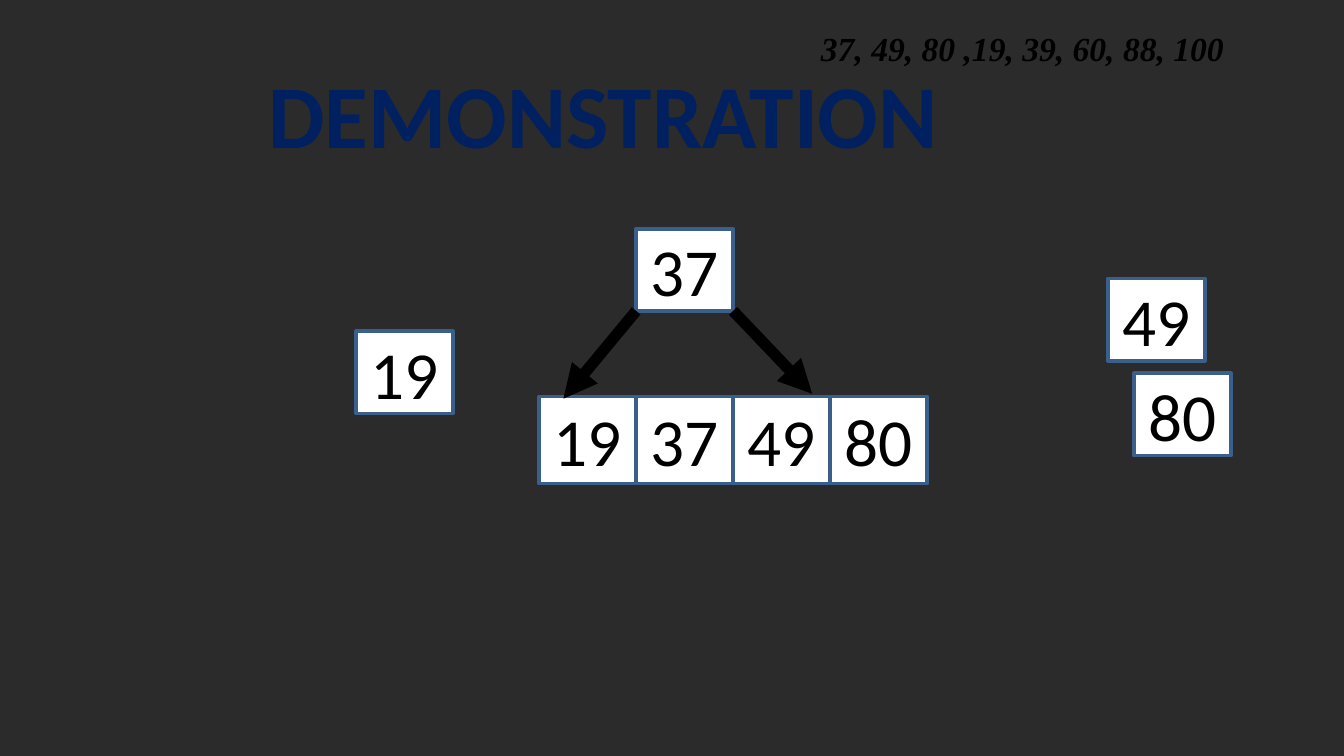
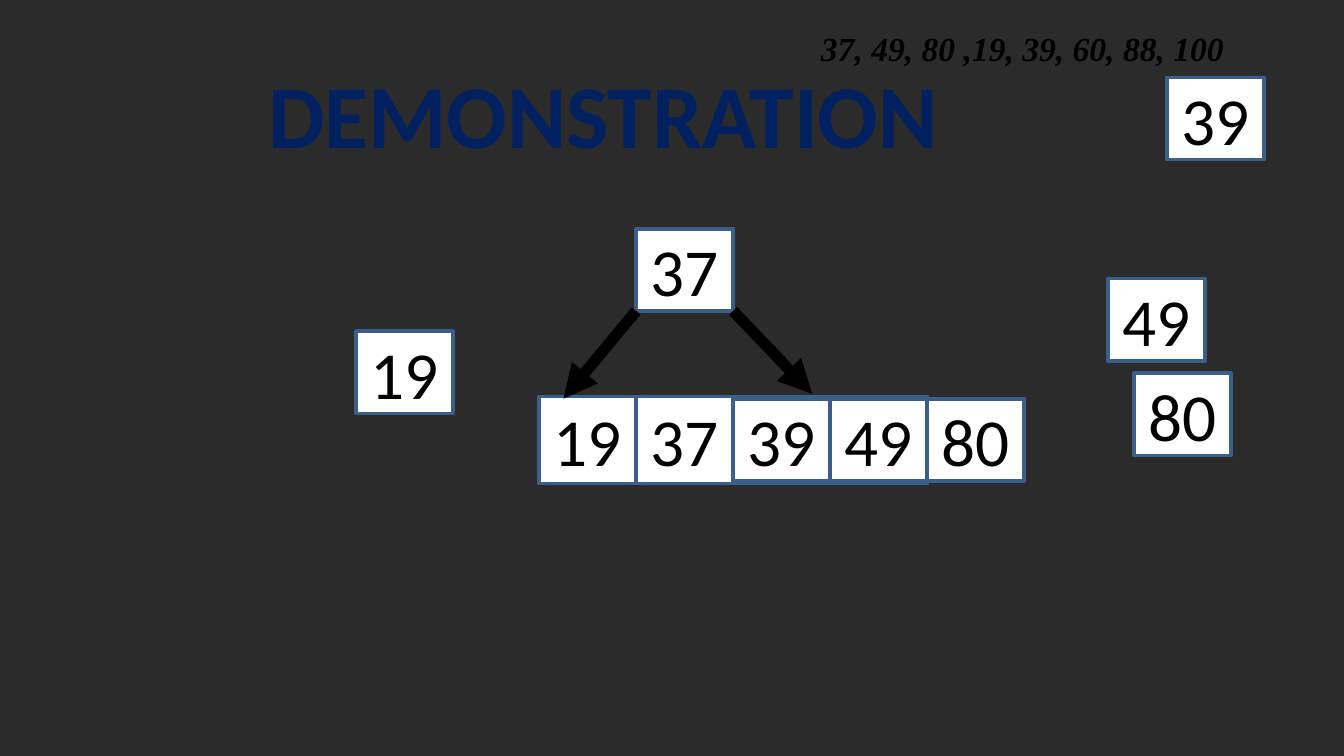
Before and after one commit to viettungvuong/Seminar, a slide deck: slide 35 of Seminar.pptx. Drawn at 1344x756 pixels with LibreOffice and Linux fonts; fonts in the diff are those of the drawing; background and template pictures are left out; a plain dark background stands for a picture behind light text. Boxes give left, top, right and bottom in pixels: in the first picture for what was removed or moved away, otherwise in the second. Text is boxed around its words. In the diff, an @@ line names an element or a change of style, - is before the commit and + after.

```diff
--- a/Seminar.pptx
+++ b/Seminar.pptx
@@ rectangle added at box(1167, 78, 1263, 160), fill #FFFFFF, outline #3A5F8C 2 pt, 36 pt, text #000000 @@
+39
@@ rectangle added at box(732, 399, 829, 481), fill #FFFFFF, outline #3A5F8C 2 pt, 36 pt, text #000000 @@
+39
@@ rectangle added at box(829, 399, 926, 481), fill #FFFFFF, outline #3A5F8C 2 pt, 36 pt, text #000000 @@
+49
@@ rectangle added at box(927, 399, 1024, 481), fill #FFFFFF, outline #3A5F8C 2 pt, 36 pt, text #000000 @@
+80
```
Also in this commit, not shown: 37 slides added, 1 slide removed, 1 other file.
